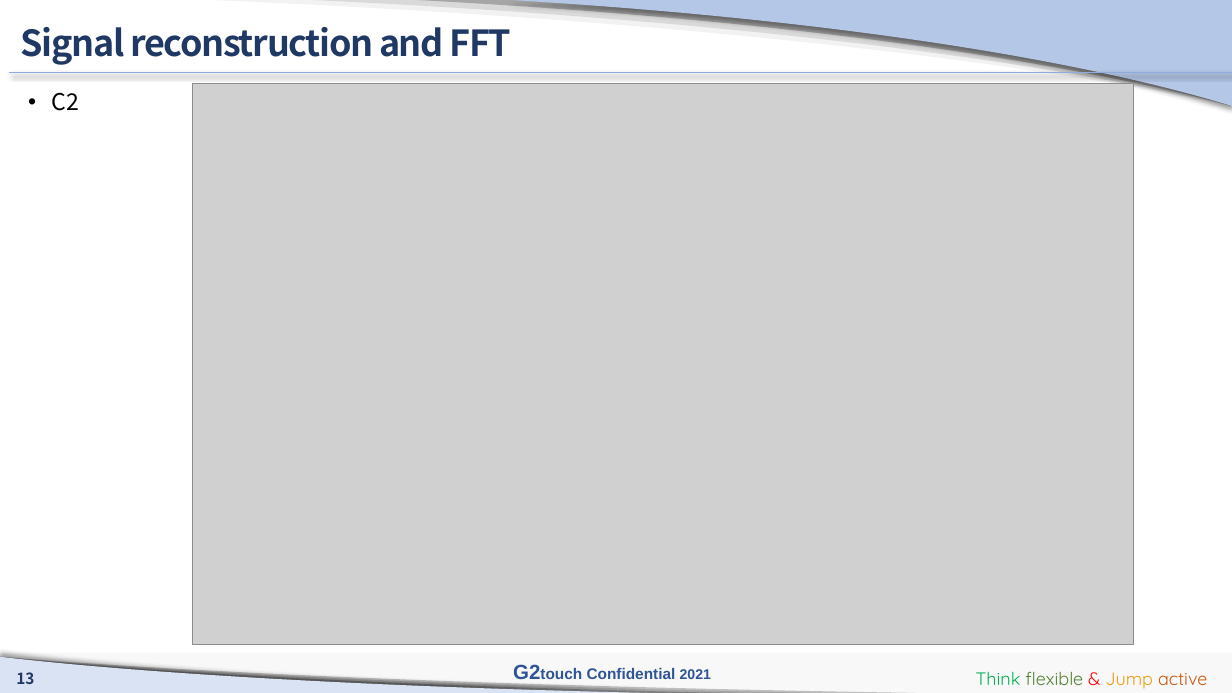
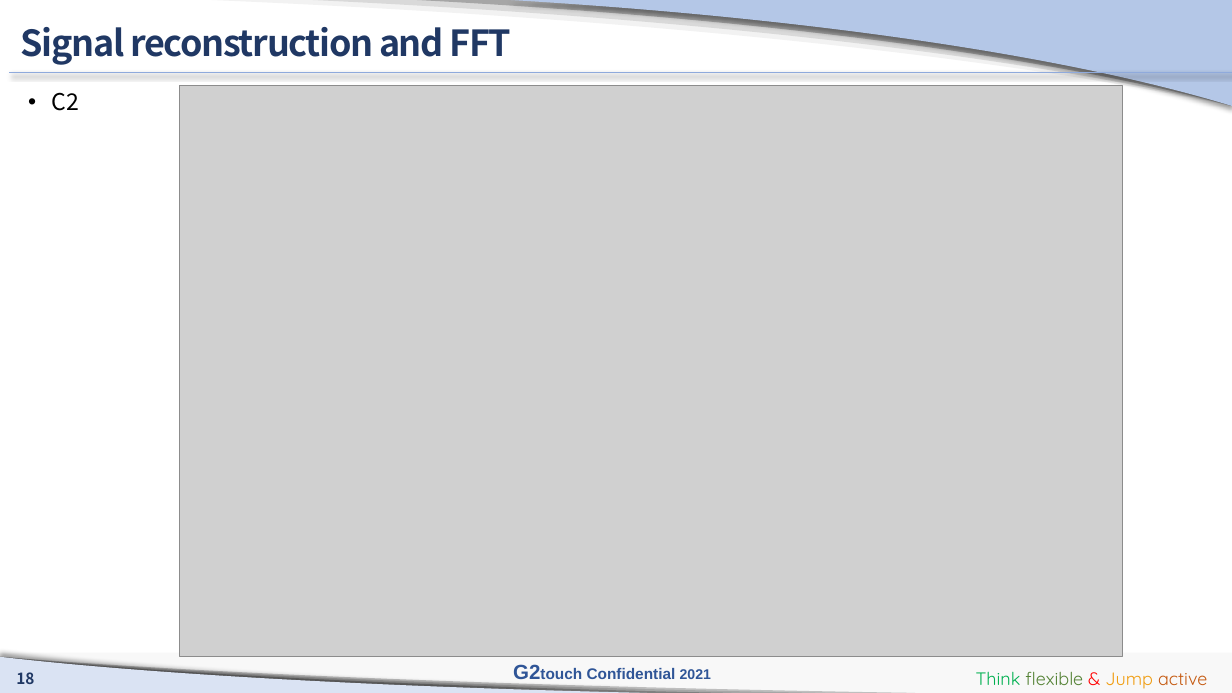
Before and after one commit to manhduc1811/MPP-EVB-ADC-test, a slide deck: slide 18 of G2touch_D2center_mducng_EVB_AFE_Simulation_210202_v2.pptx (slide 13 before the commit). Drawn at 1232x693 pixels with LibreOffice and Linux fonts; fonts in the diff are those of the drawing; grey boxes stand for pictures; background and template pictures are left out. Boxes give left, top, right and bottom in pixels: in the first picture for what was removed or moved away, otherwise in the second. Text is boxed around its words. In the diff, an @@ line names an element or a change of style, - is before the commit and + after.

```diff
--- a/G2touch_D2center_mducng_EVB_AFE_Simulation_210202_v2.pptx
+++ b/G2touch_D2center_mducng_EVB_AFE_Simulation_210202_v2.pptx
@@ picture: place and size @@
-picture at [192,84,1134,645]
+picture at [180,86,1123,657]
@@ page number at [16,672,34,684]: text changed @@
-13
+18
```
Also in this commit, not shown: 11 other slides changed, 3 slides added, 1 other file.
